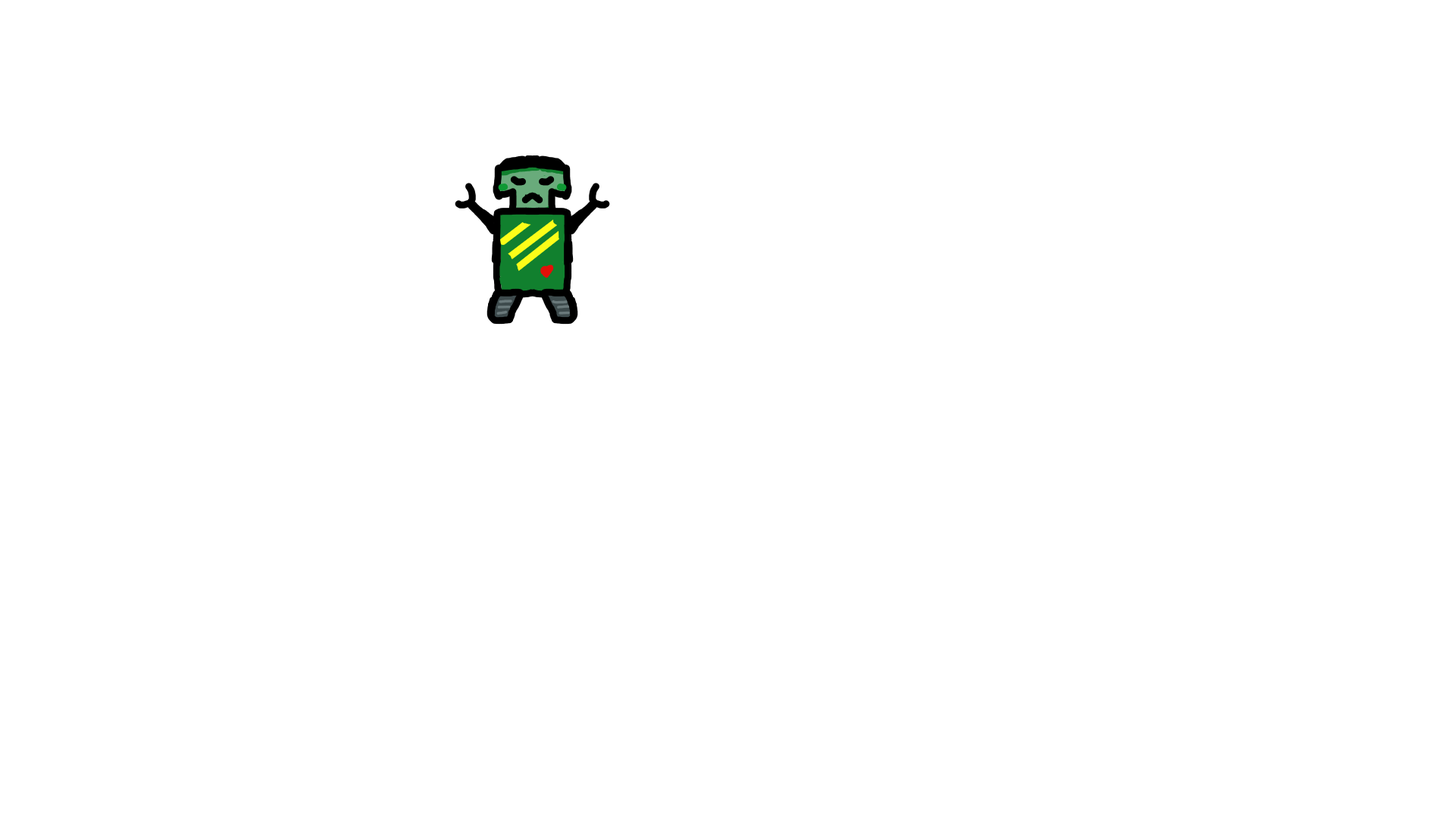
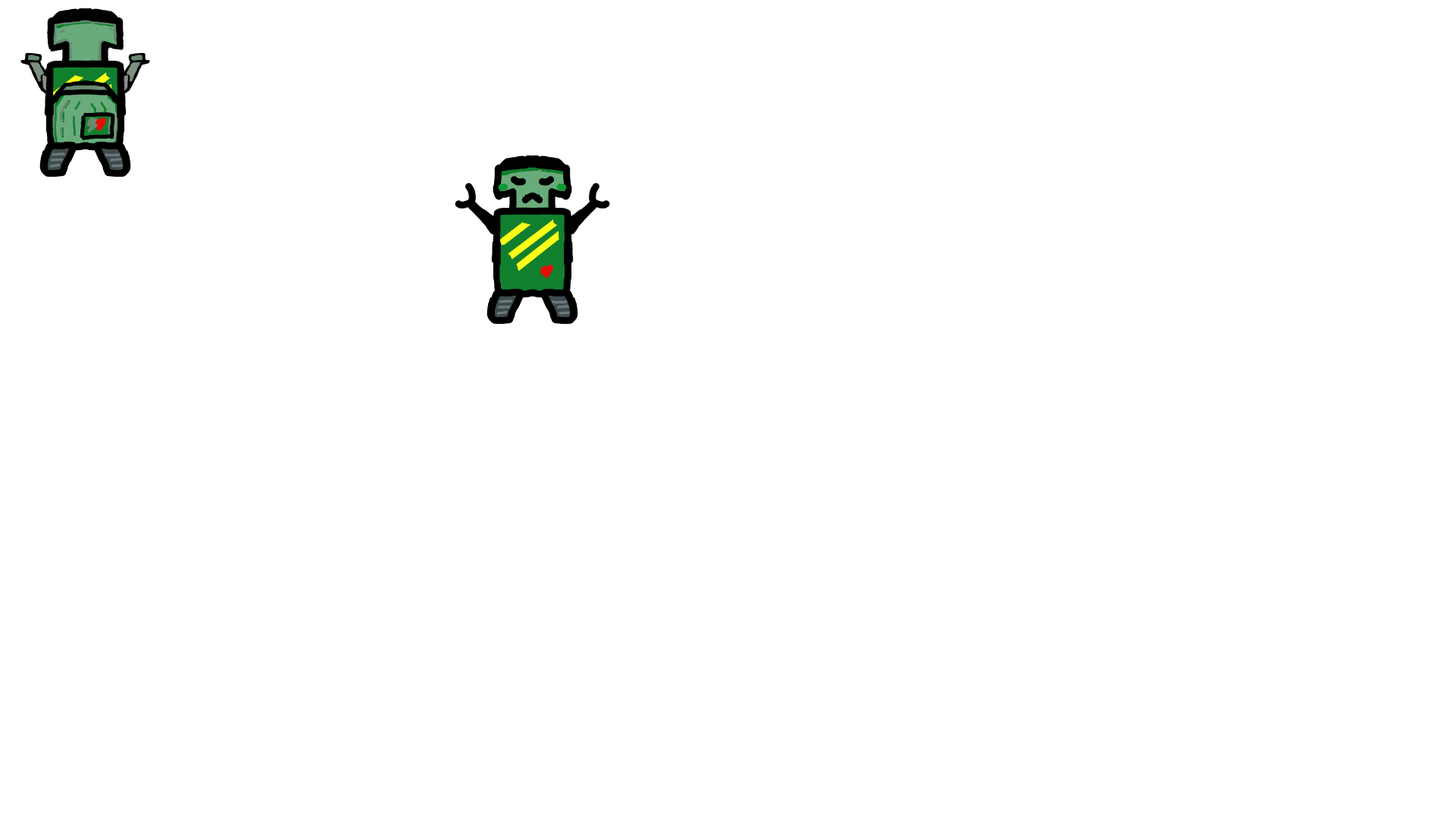
Layer changes from the first 1455px x 819px image to the second:
added group "robot-back" with 4 layers above "robot" over [20, 7, 151, 178]
added layer "bras" in group "robot-back" over [20, 7, 151, 146]
added layer "lines-back" in group "robot-back" over [20, 7, 151, 178]
added layer "back-wheel" in group "robot-back" over [39, 144, 132, 178]
added layer "back-color" in group "robot-back" over [20, 7, 151, 178]
